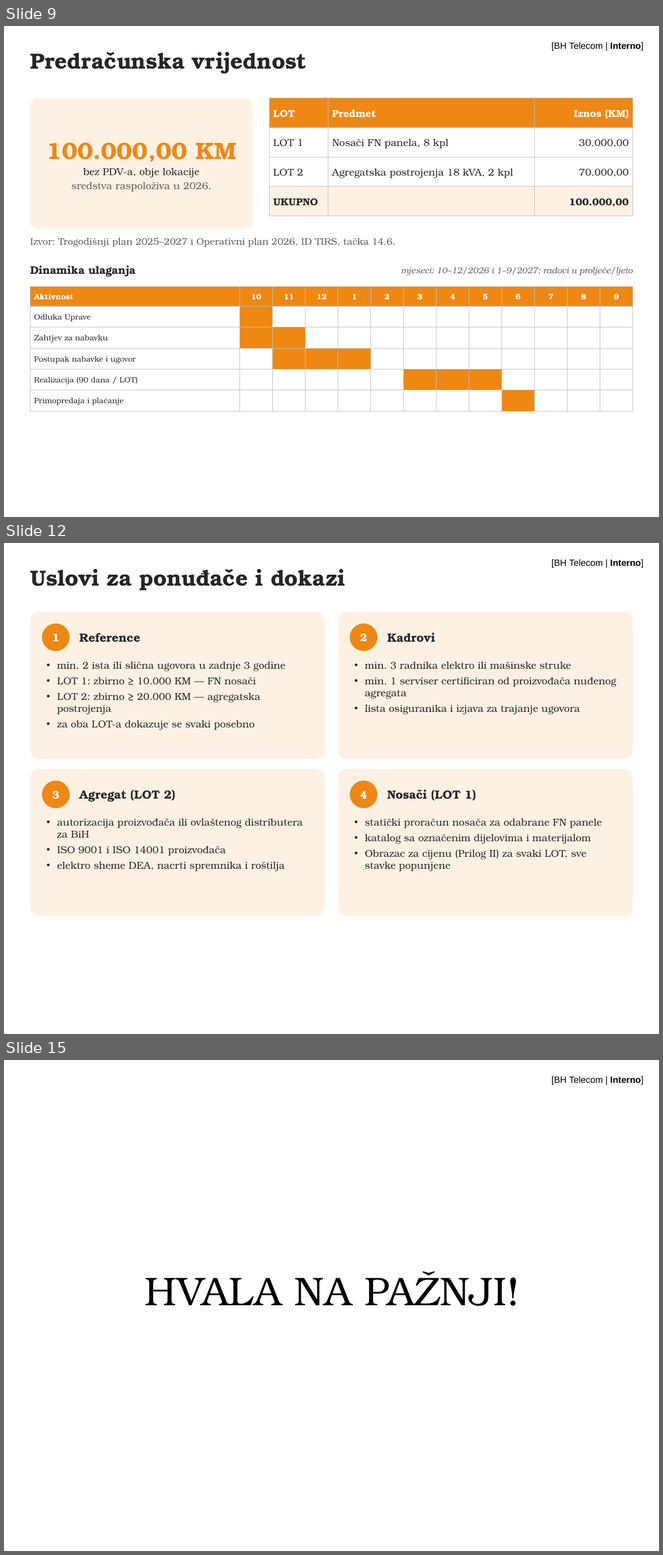
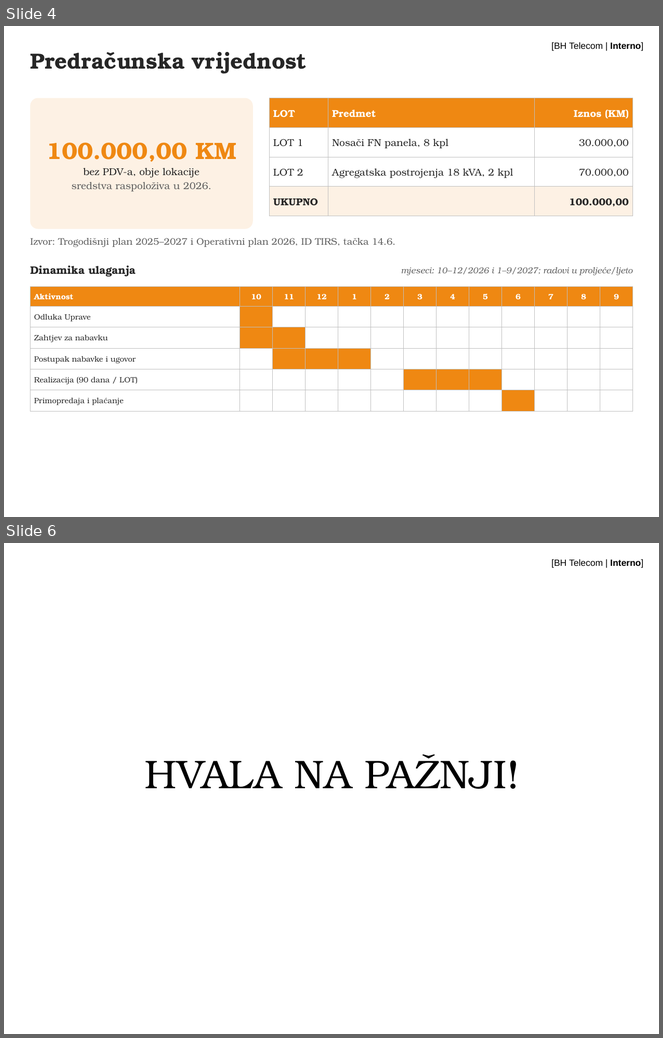
Before and after one commit to ruledicaprio/solar-rfp-engine, a slide deck: rfp-hybrid-solar-td/TD-OUTPUT/5. Prezentacija planirane nabavke - hibridni sistemi BS Sjednica i BS Hamzići.pptx. Shown one above the other, each under a label of ours: slides 9, 12 and 15 before the commit, slides 4 and 6 after it; the slides between them are not shown. The pictures are 663x1555 and 663x1038 pixels, drawn with LibreOffice and Linux fonts; fonts in the diff are those of the drawing; background and template pictures are left out. Boxes give left, top, right and bottom in pixels: in the first picture for what was removed or moved away, otherwise in the second. Text is boxed around its words. In the diff, an @@ line names an element or a change of style, - is before the commit and + after.

Commit message:
Prezentacija skraćena na 6 slajdova
Naslovni, opis investicije i postojeće stanje, tehničko rješenje i predmet
nabavke, predračunska vrijednost i dinamika, postupak od objave do ugovora,
HVALA NA PAŽNJI. Uslovi za ponuđače, primopredaja i rizici prešli u bilješke.

```diff
--- a/rfp-hybrid-solar-td/TD-OUTPUT/5. Prezentacija planirane nabavke - hibridni sistemi BS Sjednica i BS Hamzići.pptx
+++ b/rfp-hybrid-solar-td/TD-OUTPUT/5. Prezentacija planirane nabavke - hibridni sistemi BS Sjednica i BS Hamzići.pptx
@@ slide 12 removed at [4,543,659,1034], background #FFFFFF; not listed: 1 template element that a slide beside it also shows @@
@@ text removed at [30,569,346,590] @@
-Uslovi za ponuđače i dokazi
@@ rounded rectangle removed at [30,612,325,759] @@
@@ rounded rectangle removed at [338,612,633,759] @@
@@ ellipse removed at [42,624,70,651] @@
-1
@@ text removed at [79,633,140,642] @@
-Reference
@@ ellipse removed at [350,624,377,651] @@
-2
@@ text removed at [387,632,435,642] @@
-Kadrovi
@@ text removed at [57,662,286,730] @@
-• min. 2 ista ili slična ugovora u zadnje 3 godine
-• LOT 1: zbirno ≥ 10.000 KM — FN nosači
-• LOT 2: zbirno ≥ 20.000 KM — agregatska postrojenja
-• za oba LOT-a dokazuje se svaki posebno
@@ text removed at [365,662,617,715] @@
-• min. 3 radnika elektro ili mašinske struke
-• min. 1 serviser certificiran od proizvođača nuđenog agregata
-• lista osiguranika i izjava za trajanje ugovora
@@ rounded rectangle removed at [30,769,325,916] @@
@@ rounded rectangle removed at [338,769,633,916] @@
@@ ellipse removed at [42,781,70,808] @@
-3
@@ text removed at [79,790,176,802] @@
-Agregat (LOT 2)
@@ ellipse removed at [350,781,377,808] @@
-4
@@ text removed at [387,789,476,801] @@
-Nosači (LOT 1)
@@ text removed at [57,819,303,872] @@
-• autorizacija proizvođača ili ovlaštenog distributera za BiH
-• ISO 9001 i ISO 14001 proizvođača
-• elektro sheme DEA, nacrti spremnika i roštilja
@@ text removed at [365,819,602,872] @@
-• statički proračun nosača za odabrane FN panele
-• katalog sa označenim dijelovima i materijalom
-• Obrazac za cijenu (Prilog II) za svaki LOT, sve stavke popunjene
@@ what was slide 9 is now slide 4 @@
@@ what was slide 15 is now slide 6 @@
```
Also in this commit, not shown: 1 slide changed, 2 slides added, 10 other slides removed, 1 other file.
